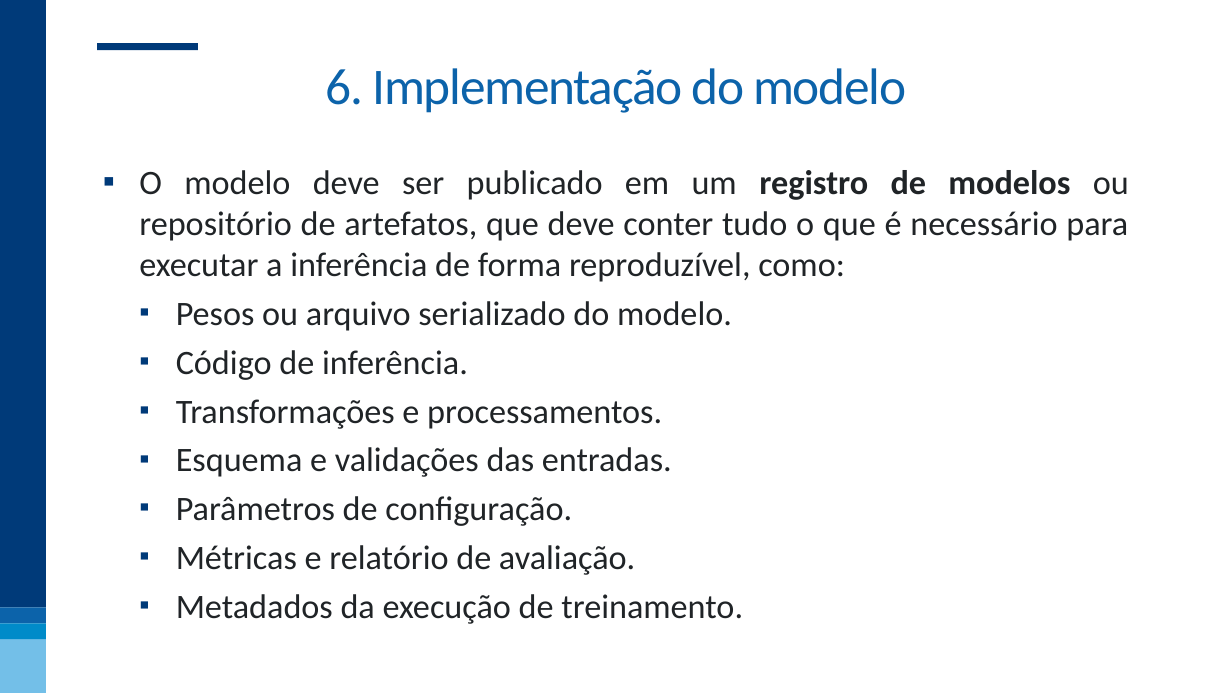
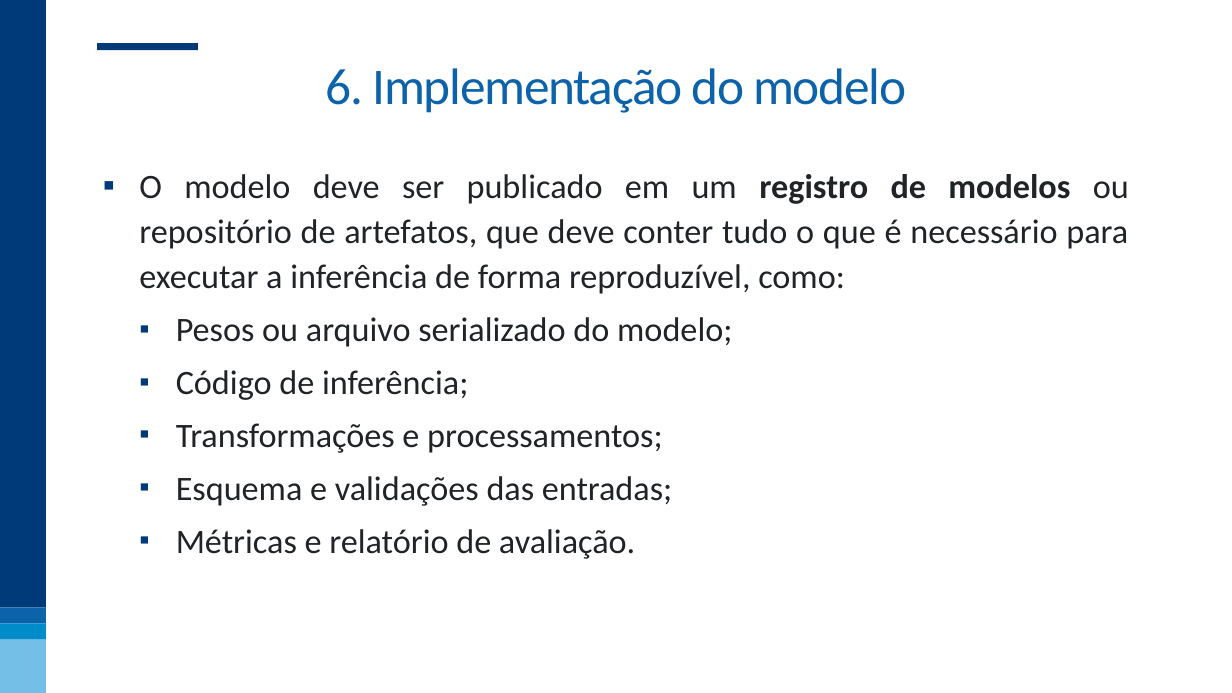
Before and after one commit to nogueira-cavalcante/fgv, a slide deck: slide 76 of MLOps e Versionamento/apresentações/MLOps e Versionamento.pptx. Drawn at 1232x693 pixels with LibreOffice and Linux fonts; fonts in the diff are those of the drawing; background and template pictures are left out. Boxes give left, top, right and bottom in pixels: in the first picture for what was removed or moved away, otherwise in the second. Text is boxed around its words. In the diff, an @@ line names an element or a change of style, - is before the commit and + after.

```diff
--- a/MLOps e Versionamento/apresentações/MLOps e Versionamento.pptx
+++ b/MLOps e Versionamento/apresentações/MLOps e Versionamento.pptx
@@ text at [139, 174, 1129, 559]: line spacing 1 to 1.1 @@
@@ text at [176, 317, 732, 506]: text changed @@
-  ▪ Pesos ou arquivo serializado do modelo.
-  ▪ Código de inferência.
-  ▪ Transformações e processamentos.
-  ▪ Esquema e validações das entradas.
-  ▪ Parâmetros de configuração.
+  ▪ Pesos ou arquivo serializado do modelo;
+  ▪ Código de inferência;
+  ▪ Transformações e processamentos;
+  ▪ Esquema e validações das entradas;
@@ text at [176, 594, 743, 624]: paragraph removed @@
-  ▪ Metadados da execução de treinamento.
```
Also in this commit, not shown: 13 other slides changed.
